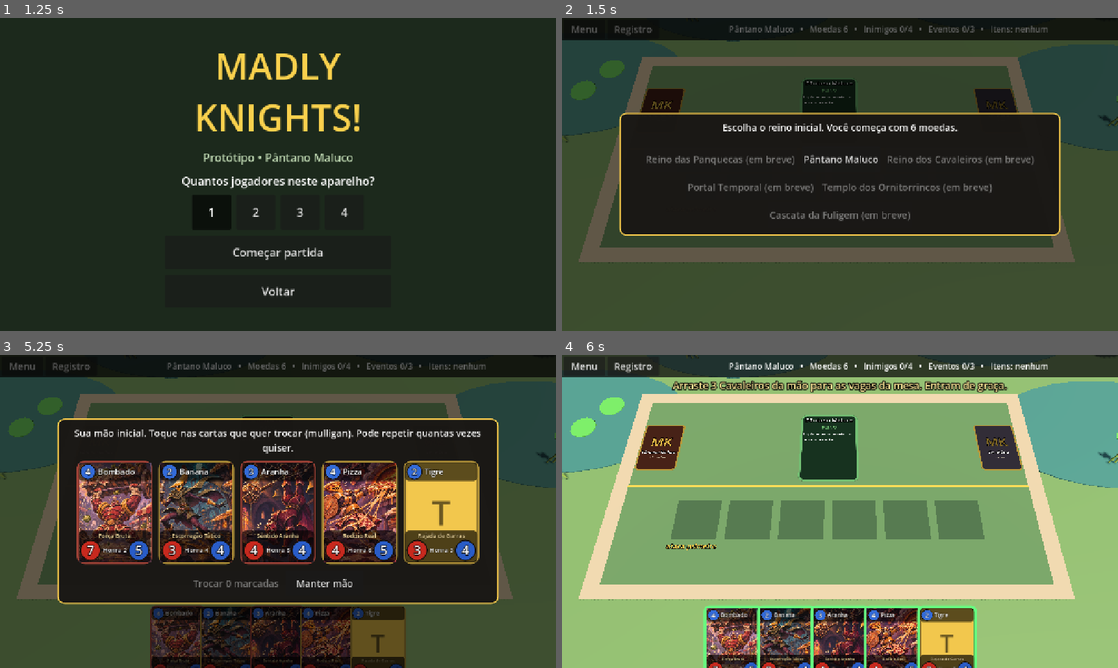
Above: before the commit, frames 1-4 (two rows, left to right).
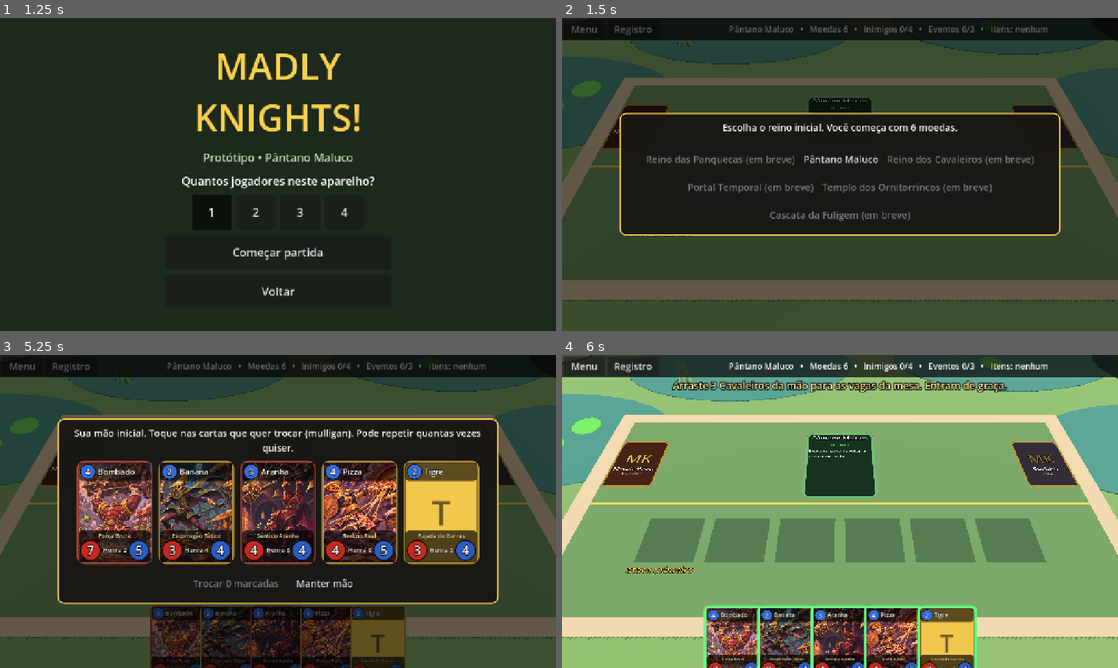
Above: after the commit, the same moments.

Repository: gabrielcamargols/Madly-Knights-
Game: Godot game, scene res://cenas/menu.tscn
The game is run twice, just before and just after one commit, with the same random seed, the same clock (stepped at 60 frames per second) and the same inputs.
Inputs:
- Up to frame 1 (1.25 s): click "Jogar" at 0.5 s
- Up to frame 2 (1.5 s): click "Começar partida" at 1.25 s
- Up to frame 3 (5.25 s): click "Registro" at 2 s; click "Registro" at 2.75 s; click "Registro" at 3.5 s; click "Menu" at 4.25 s; click "Pântano Maluco" at 5 s
- Up to frame 4 (6 s): click "Manter mão" at 5.75 s

Frame 1 is identical in both runs. In frame 2, 21% of the frame differs, in the area x 0-100%, y 7-91%; in frame 3, 11%; in frame 4, 45%, in the area x 0-100%, y 0-91%.

Commit message:
Câmera mais baixa e próxima para dar presença às figuras
Co-Authored-By: Claude Opus 5.5 <noreply@anthropic.com>
Claude-Session: https://claude.ai/code/session_019CTdQ62Kcrqj4R4TCAnCR5

Diff:
--- a/scripts/apresentacao/principal.gd
+++ b/scripts/apresentacao/principal.gd
@@ -207,12 +207,12 @@
 	var tamanho := get_viewport().get_visible_rect().size
 	if tamanho.x >= tamanho.y:
 		camera.keep_aspect = Camera3D.KEEP_HEIGHT
-		camera.fov = 44
-		camera.look_at_from_position(Vector3(0.3, 8.6, 4.6), Vector3(0.3, 0, 0.15))
+		camera.fov = 40
+		camera.look_at_from_position(Vector3(0, 6.4, 5.6), Vector3(0, 0, -0.35))
 	else:
 		camera.keep_aspect = Camera3D.KEEP_WIDTH
-		camera.fov = 72
-		camera.look_at_from_position(Vector3(0, 9.5, 6.0), Vector3(0, 0, 1.4))
+		camera.fov = 70
+		camera.look_at_from_position(Vector3(0, 8.0, 7.0), Vector3(0, 0, 0.6))
 
 
 ## Carta da mesa: um quadro deitado com a textura de uma carta 2D desenhada num SubViewport.
